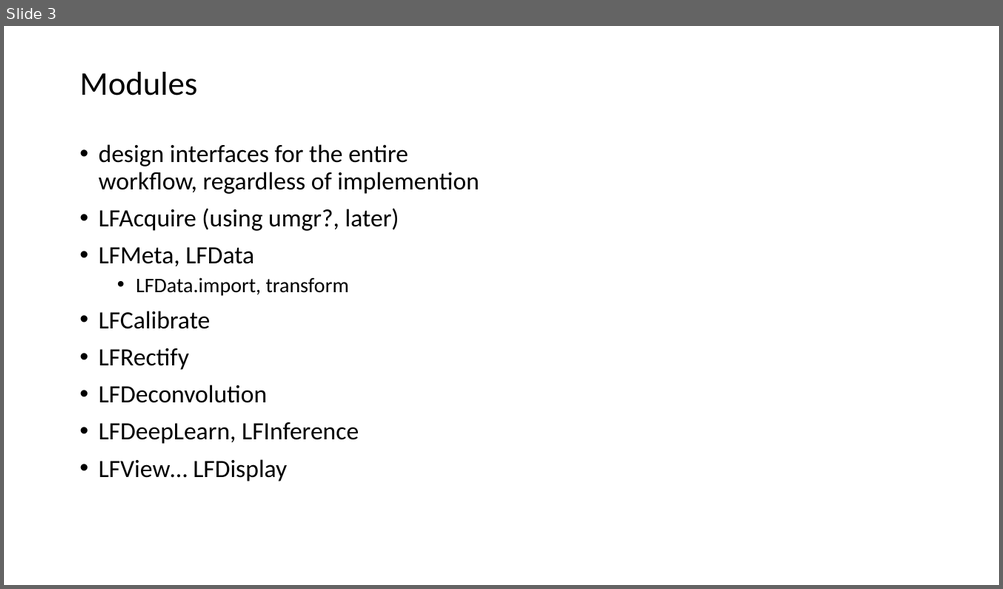
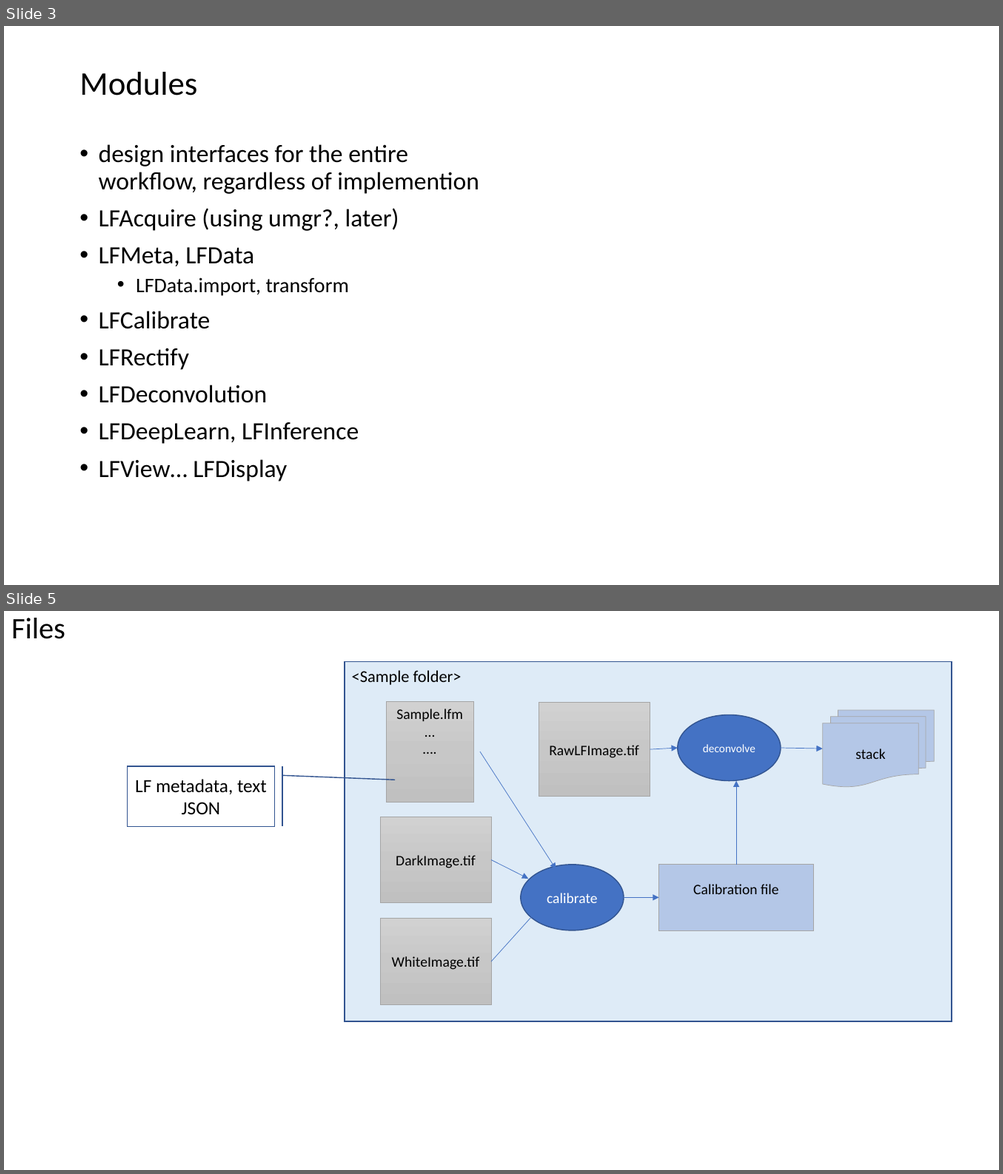
Before and after one commit to PolarizedLightFieldMicroscopy/Documents, a slide deck: LFI plugin/LFM Toolbox.pptx. Shown one above the other, each under a label of ours: slide 3 before the commit, slides 3 and 5 after it; the slides between them are not shown. The pictures are 1003x589 and 1003x1174 pixels, drawn with LibreOffice and Linux fonts; fonts in the diff are those of the drawing. Boxes give left, top, right and bottom in pixels: in the first picture for what was removed or moved away, otherwise in the second. Text is boxed around its words. In the diff, an @@ line names an element or a change of style, - is before the commit and + after.

```diff
--- a/LFI plugin/LFM Toolbox.pptx
+++ b/LFI plugin/LFM Toolbox.pptx
@@ slide 5 added at (4,611,999,1170), background #FFFFFF @@
@@ title added at (11,618,65,639), 28.8 pt, text #000000 @@
+Files
@@ rectangle added at (344,662,951,1022), fill #DEEBF7, outline #325491 1 pt, 16 pt, text #000000 @@
+<Sample folder>
@@ rectangle added at (386,701,473,802), fill gradient #D2D2D2 to #C8C8C8 to #C0C0C0, outline #A5A5A5 0.5 pt, 14 pt, text #000000 @@
+Sample.lfm
+…
+….
@@ rectangle added at (538,703,649,797), fill gradient #D2D2D2 to #C8C8C8 to #C0C0C0, outline #A5A5A5 0.5 pt, 14 pt, text #000000 @@
+RawLFImage.tif
@@ ellipse added at (677,715,781,780), fill #4472C4, outline #325491 1 pt, 11 pt, text #FFFFFF @@
+deconvolve
@@ flow chart multidocument added at (822,710,933,787), fill #B4C7E7, outline #A5A5A5 0.5 pt, 14 pt, text #000000 @@
+stack
@@ arrow added from (480, 752) to (556, 869), #4472C4 0.5 pt @@
@@ arrow added from (650, 750) to (677, 749), #4472C4 0.5 pt @@
@@ arrow added from (781, 749) to (822, 749), #4472C4 0.5 pt @@
@@ accent border callout added at (127,766,274,826), fill #FFFFFF, outline #325491 1 pt, 18 pt, text #000000 @@
+LF metadata, text
+JSON
@@ arrow added from (736, 865) to (736, 781), #4472C4 0.5 pt @@
@@ rectangle added at (380,817,491,903), fill gradient #D2D2D2 to #C8C8C8 to #C0C0C0, outline #A5A5A5 0.5 pt, 14 pt, text #000000 @@
+DarkImage.tif
@@ arrow added from (491, 860) to (529, 879), #4472C4 0.5 pt @@
@@ ellipse added at (521,865,623,931), fill #4472C4, outline #325491 1 pt, 14 pt, text #FFFFFF @@
+calibrate
@@ rectangle added at (659,865,814,931), fill #B4C7E7, outline #A5A5A5 0.5 pt, 14 pt, text #000000 @@
+Calibration file
@@ arrow added from (623, 897) to (659, 897), #4472C4 0.5 pt @@
@@ rectangle added at (380,918,491,1005), fill gradient #D2D2D2 to #C8C8C8 to #C0C0C0, outline #A5A5A5 0.5 pt, 14 pt, text #000000 @@
+WhiteImage.tif
@@ arrow added from (491, 962) to (536, 911), #4472C4 0.5 pt @@
```
Also in this commit, not shown: 5 slides changed, 3 other slides added, 1 slide removed.
